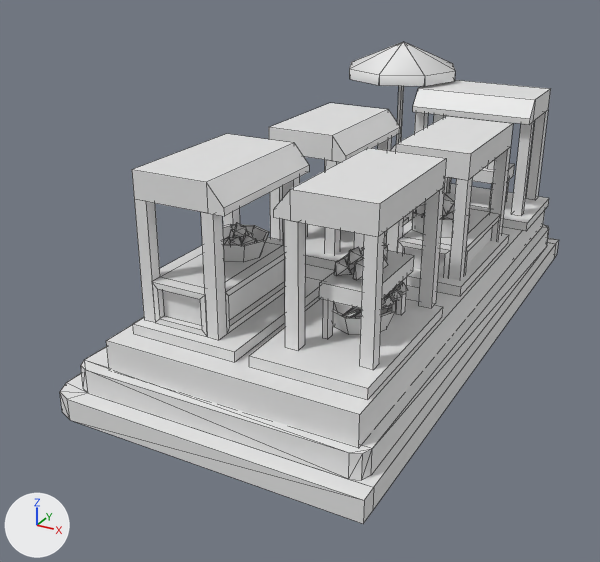
The FBX model Assets/FBX/meshes/mercado_m.fbx: old version first, new version second.
The view is the same before and after, from a 50 mm lens placed at (-40.5, -77.4, 10.1), pointed at (-51.6, -57.3, 0.0). The axes (+X, +Y, +Z) are drawn at lower left. The lights are the same throughout. The older version comes first. Mesh edges are drawn as thin lines. Where no turn or scale is listed for an object, it has been applied to the vertices. Vertices at exactly the same position are counted once.

Names of what the first picture shows: 'mercado_m'.
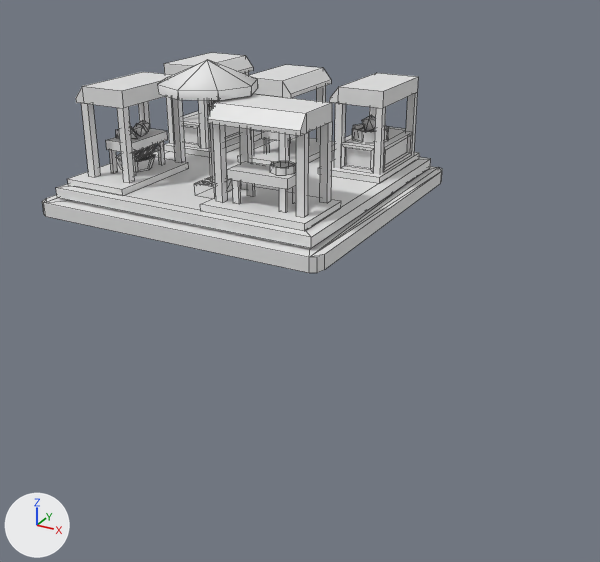
Changed parts and their boxes (x1, y1, x2, y2) in the pictures (600 x 562 px; the box of a moved part takes in the faces that stretch with it):
'mercado_m', reshaped, moved (20% narrower, 54% shorter)
    before: (60, 42, 559, 524)
    after: (42, 53, 442, 273)
part 1 of me_cube_314, moved or reshaped
    before: (319, 250, 414, 308)
    after: (106, 129, 168, 152)
part 2 of me_cube_314, moved or reshaped
    before: (134, 199, 160, 323)
    after: (158, 141, 165, 165)
part 3 of me_cube_314, moved or reshaped
    before: (323, 300, 334, 339)
    after: (109, 150, 118, 173)
part 4 of me_cube_314, moved or reshaped (not visible before)
    after: (132, 152, 136, 176)
part 5 of me_cube_314, moved or reshaped (not visible afterwards)
    before: (222, 224, 269, 262)
part 6 of me_cube_314, moved or reshaped (not visible afterwards)
    before: (229, 230, 241, 241)
part 7 of me_cube_314, moved or reshaped (not visible afterwards)
    before: (242, 235, 257, 245)
part 8 of me_cube_314, moved or reshaped (not visible afterwards)
    before: (230, 237, 242, 245)
part 9 of me_cube_314, moved or reshaped
    before: (333, 301, 395, 335)
    after: (117, 152, 156, 172)
part 10 of me_cube_314, moved or reshaped
    before: (382, 296, 394, 306)
    after: (149, 147, 155, 152)
part 11 of me_cube_314, moved or reshaped (not visible afterwards)
    before: (386, 290, 394, 298)
part 12 of me_cube_314, moved or reshaped
    before: (350, 310, 361, 317)
    after: (139, 153, 152, 161)
part 13 of me_cube_314, moved or reshaped
    before: (391, 289, 401, 298)
    after: (156, 144, 161, 150)
part 14 of me_cube_314, moved or reshaped
    before: (343, 307, 361, 315)
    after: (135, 151, 144, 157)
part 15 of me_cube_314, rebuilt
    before: (60, 224, 559, 524)
    after: (42, 166, 442, 273)
part 16 of me_cube_314, deleted
    before: (106, 42, 551, 447)
part 17 of me_cube_314, reshaped
    before: (132, 116, 513, 237)
    after: (56, 53, 431, 248)

Diff of the bpy script that builds the scene:
```diff
--- a/Assets/FBX/meshes/mercado_m.fbx.py
+++ b/Assets/FBX/meshes/mercado_m.fbx.py
@@ me_cube_314 @@
-me_cube_314.from_pydata(...)  # 1070 vertices, 956 faces; spans x -4.12..3.1, y -5.03..9.56, z -0.79..5.45
+me_cube_314.from_pydata(...)  # 1053 vertices, 926 faces; spans x -5.57..5.58, y -5.47..5.47, z -0.25..5.2
+# me_cube_314 part 1: the loose piece of 8 vertices spanning x 0.99..2.05, y -2.7..-0.52, z 2.07..2.41 is moved by (-5.06, -0.66, -0.25)
+# me_cube_314 part 2: the loose piece of 8 vertices spanning x -2.59..-2.31, y -3.65..-3.37, z 1.18..3.79 is scaled about its middle by (0.391, 0.803, 0.338), then moved by (-0.68, 2.06, -1.1)
+# me_cube_314 part 3: the loose piece of 8 vertices spanning x 1.03..1.14, y -2.6..-2.38, z 1.19..2.07 is moved by (-5.06, -0.66, -0.25)
+# me_cube_314 part 4: the loose piece of 8 vertices spanning x 1.88..1.99, y -2.6..-2.38, z 1.19..2.07 is moved by (-5.06, -0.66, -0.25)
+# me_cube_314 part 5: the loose piece of 32 vertices spanning x -2.33..-0.91, y -2.22..-0.81, z 2.1..2.53 is moved by (-2.25, 4.89, -0.25)
+# me_cube_314 part 6: the loose piece of 7 vertices spanning x -1.84..-1.55, y -1.7..-1.34, z 2.32..2.63 is moved by (-2.25, 4.89, -0.25)
+# me_cube_314 part 7: the loose piece of 7 vertices spanning x -1.53..-1.12, y -1.73..-1.28, z 2.19..2.56 is turned -117.1 degrees about the z axis through its middle, then moved by (-2.46, 4.65, -0.25)
+# me_cube_314 part 8: the loose piece of 7 vertices spanning x -1.7..-1.32, y -1.98..-1.57, z 2.19..2.56 is turned 74.8 degrees about the z axis through its middle, then moved by (-2.37, 5.44, -0.25)
+# me_cube_314 part 9: the loose piece of 32 vertices spanning x 0.67..2.14, y -2.39..-0.91, z 1.18..1.62 is moved by (-5.06, -0.66, -0.25)
+# me_cube_314 part 10: the loose piece of 4 vertices spanning x 1.8..2.2, y -1.96..-1.84, z 1.72..2.04 is moved by (-5.06, -0.28, -0.25)
+# me_cube_314 part 11: the loose piece of 4 vertices spanning x 1.8..2.13, y -1.74..-1.59, z 1.72..2.09 is moved by (-5.06, -0.66, -0.25)
+# me_cube_314 part 12: the loose piece of 16 vertices spanning x 1.05..1.8, y -2.08..-1.85, z 1.25..1.74 is moved by (-5.06, 0.08, -0.25)
+# me_cube_314 part 13: the loose piece of 4 vertices spanning x 1.8..2.2, y -1.59..-1.46, z 1.72..2.04 is moved by (-5.06, -0.29, -0.25)
+# me_cube_314 part 14: the loose piece of 16 vertices spanning x 1.11..1.66, y -2.01..-1.4, z 1.41..1.83 is moved by (-5.06, -0.66, -0.25)
+# me_cube_314 part 15: the loose piece of 49 vertices spanning x -4.12..3.1, y -5.03..9.21, z -0.79..0.27 is rebuilt with 28 vertices and now spans x -5.57..5.58, y -5.47..5.47, z -0.25..0.25
+# me_cube_314 part 16: 61 loose pieces with 707 vertices, spanning x -3.46..2.78, y -4.4..9.56, z 0.24..5.45, are deleted
+# me_cube_314 part 17: 44 vertices removed from x -2.59..2.46, y -3.65..4.75, z 0.94..4.38; 755 vertices added at x -5.1..5.1, y -5.0..5.0, z 0.34..5.2
+# other edits to the shape of me_cube_314 do not show in these pictures
@@ ob_mercado_m @@
 ob_mercado_m = bpy.data.objects.new('mercado_m', me_cube_314)
-ob_mercado_m.location = (-48.22, -61.78, 1.23)
+ob_mercado_m.location = (-56.56, -51.86, 0.59)
```
